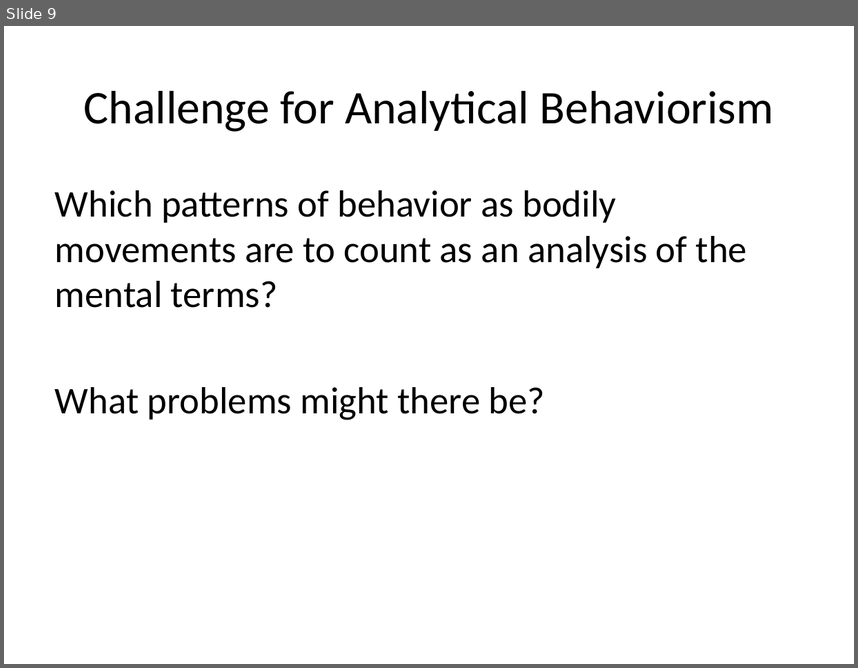
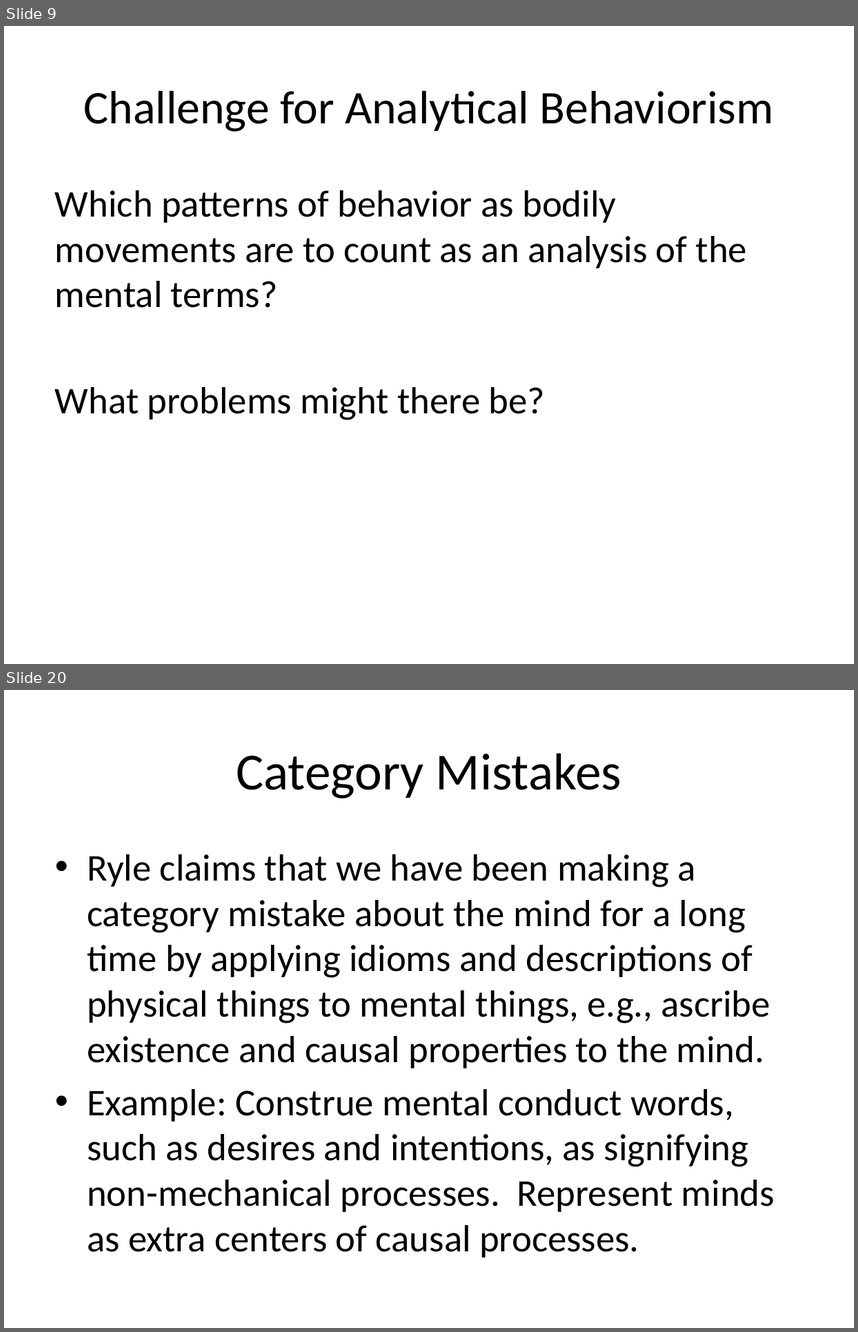
Before and after one commit to Ediblelnk/Kutztown-MSC, a slide deck: PHI241-philosophy-of-the-mind/lecture-slides/Behaviorism.pptx. Shown one above the other, each under a label of ours: slide 9 before the commit, slides 9 and 20 after it; the slides between them are not shown. The pictures are 858x668 and 858x1332 pixels, drawn with LibreOffice and Linux fonts; fonts in the diff are those of the drawing. Boxes give left, top, right and bottom in pixels: in the first picture for what was removed or moved away, otherwise in the second. Text is boxed around its words. In the diff, an @@ line names an element or a change of style, - is before the commit and + after.

```diff
--- a/PHI241-philosophy-of-the-mind/lecture-slides/Behaviorism.pptx
+++ b/PHI241-philosophy-of-the-mind/lecture-slides/Behaviorism.pptx
@@ slide 20 added at (x1=4, y1=690, x2=854, y2=1328), background #FFFFFF @@
@@ title added at (x1=236, y1=753, x2=622, y2=798), 44 pt, text #000000 @@
+Category Mistakes
@@ text added at (x1=87, y1=854, x2=775, y2=1257), 32 pt, text #000000 @@
+• Ryle claims that we have been making a category mistake about the mind for a long time by applying idioms and descriptions of physical things to mental things, e.g., ascribe existence and causal properties to the mind.
+• Example: Construe mental conduct words, such as desires and intentions, as signifying non-mechanical processes. Represent minds as extra centers of causal processes.
```
Also in this commit, not shown: 2 slides changed, 10 other slides added, 2 other files.
